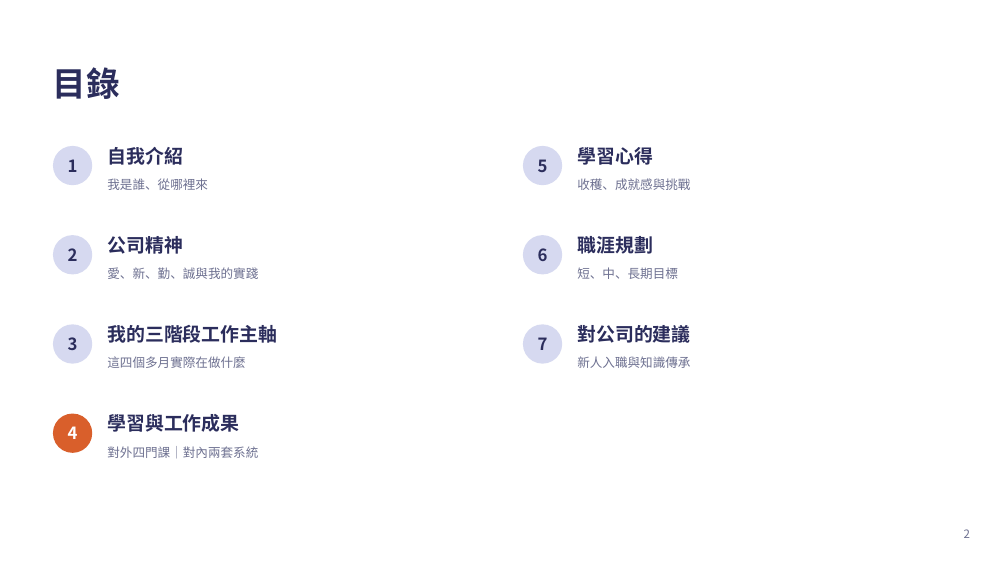
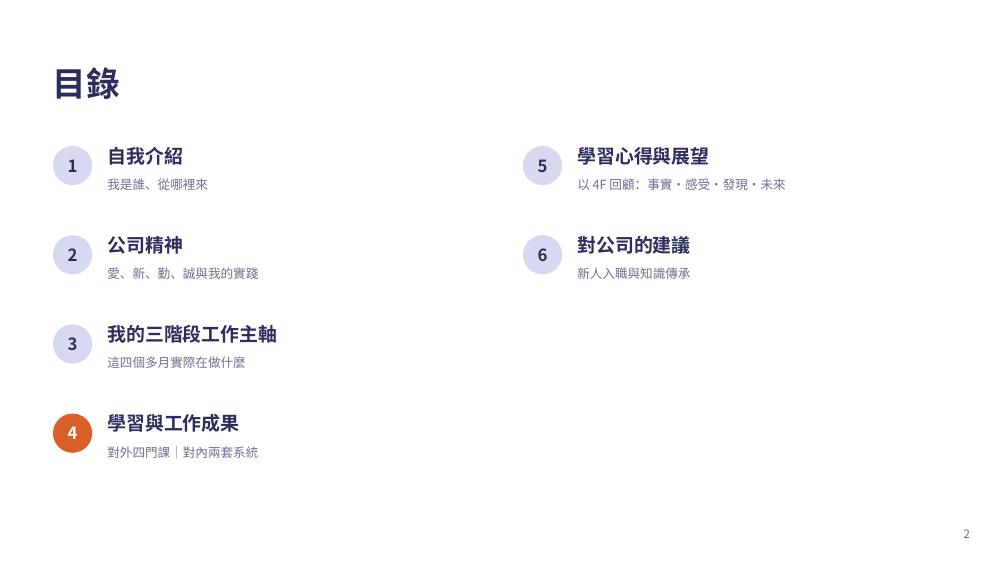
Before and after one commit to kirihuang-bit/freshman-report, a slide deck: slide 2 of 黃家朗新人報告.pptx. Drawn at 1008x567 pixels with LibreOffice and Linux fonts; fonts in the diff are those of the drawing. Boxes give left, top, right and bottom in pixels: in the first picture for what was removed or moved away, otherwise in the second. Text is boxed around its words. In the diff, an @@ line names an element or a change of style, - is before the commit and + after.

```diff
--- a/黃家朗新人報告.pptx
+++ b/黃家朗新人報告.pptx
@@ text at <box>577,147,709,165</box>: text changed @@
-學習心得
+學習心得與展望
@@ text at <box>577,178,785,190</box>: text changed @@
-收穫、成就感與挑戰
+以 4F 回顧：事實・感受・發現・未來
@@ text at <box>577,236,690,254</box>: text changed @@
-職涯規劃
+對公司的建議
@@ text at <box>577,267,690,279</box>: text changed @@
-短、中、長期目標
+新人入職與知識傳承
@@ ellipse removed at <box>523,324,563,364</box> @@
@@ text removed at <box>577,325,690,343</box> @@
-對公司的建議
@@ text removed at <box>538,337,548,350</box> @@
-7
@@ text removed at <box>577,356,690,368</box> @@
-新人入職與知識傳承
```
Also in this commit, not shown: 2 other slides changed, 3 slides added, 5 slides removed, 1 other file.
